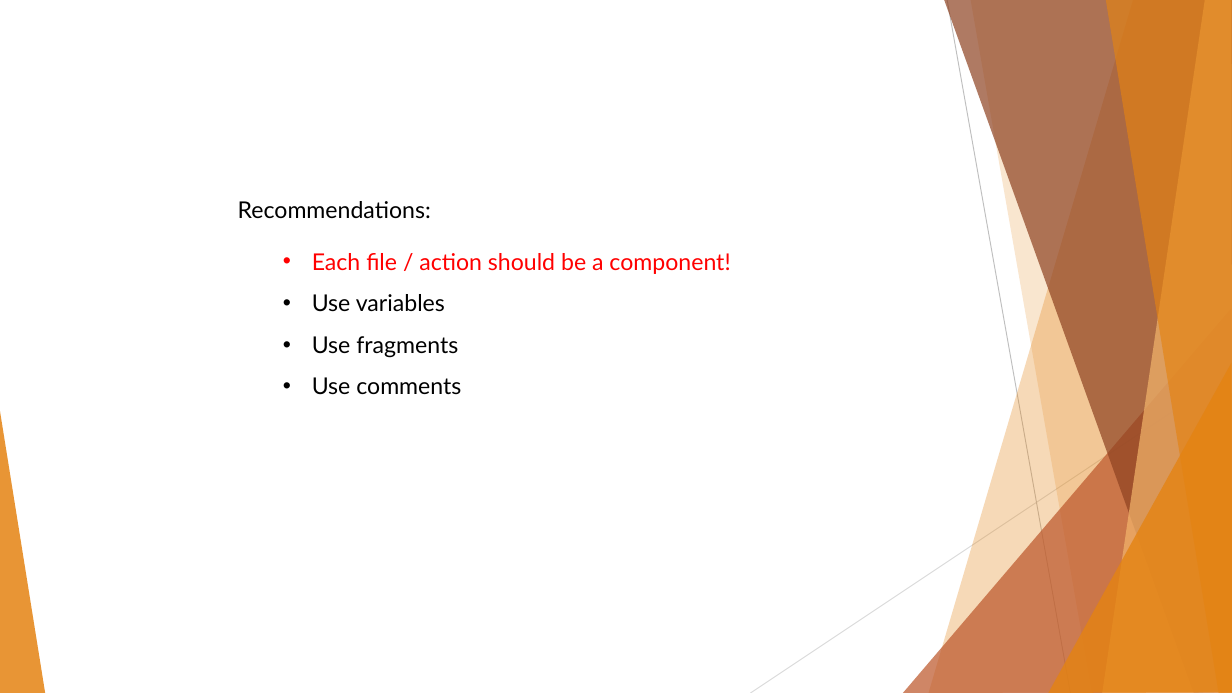
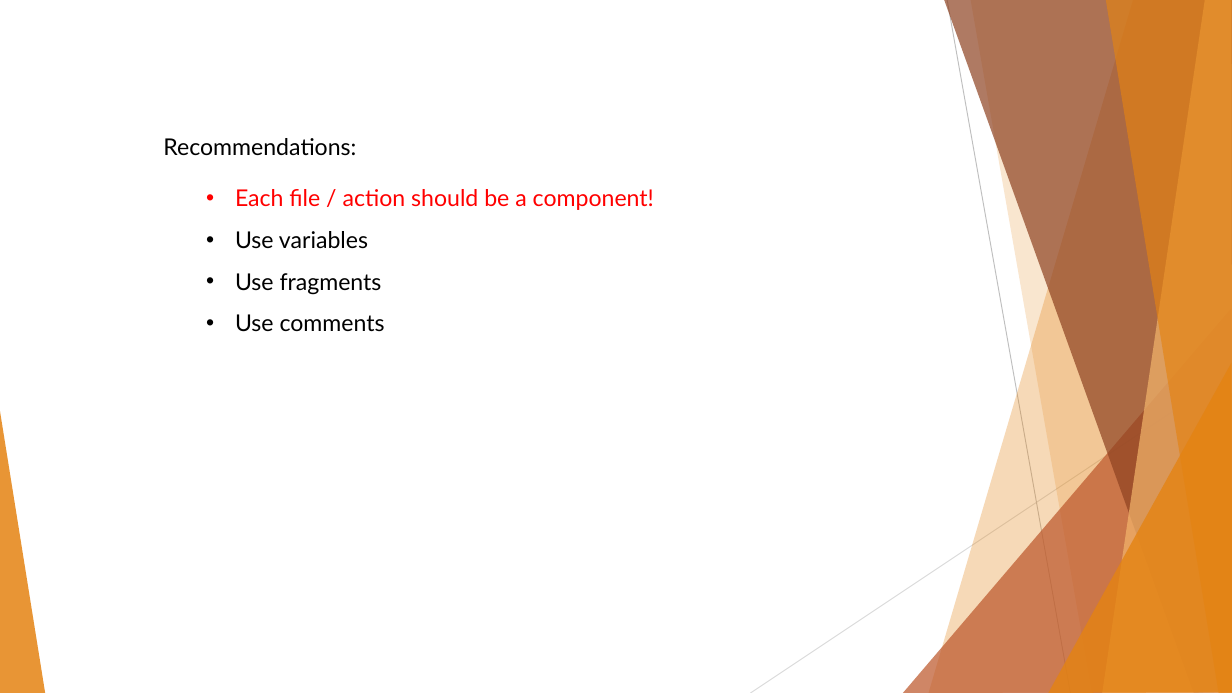
Before and after one commit to BinaryStudioAcademy/WixGettingStartedCourse, a slide deck: slide 9 of Part 1/WiX Part 1.pptx. Drawn at 1232x693 pixels with LibreOffice and Linux fonts; fonts in the diff are those of the drawing. Boxes give left, top, right and bottom in pixels: in the first picture for what was removed or moved away, otherwise in the second. Text is boxed around its words. In the diff, an @@ line names an element or a change of style, - is before the commit and + after.

```diff
--- a/Part 1/WiX Part 1.pptx
+++ b/Part 1/WiX Part 1.pptx
@@ text "Recommendations:": place and size @@
-text "Recommendations:" at [238, 201, 431, 219]
+text "Recommendations:" at [163, 138, 356, 156]
@@ text "Each file / action should ...": place and size @@
-text "Each file / action should ..." at [312, 253, 730, 395]
+text "Each file / action should ..." at [235, 189, 654, 332]
```
Also in this commit, not shown: 4 other slides changed.
